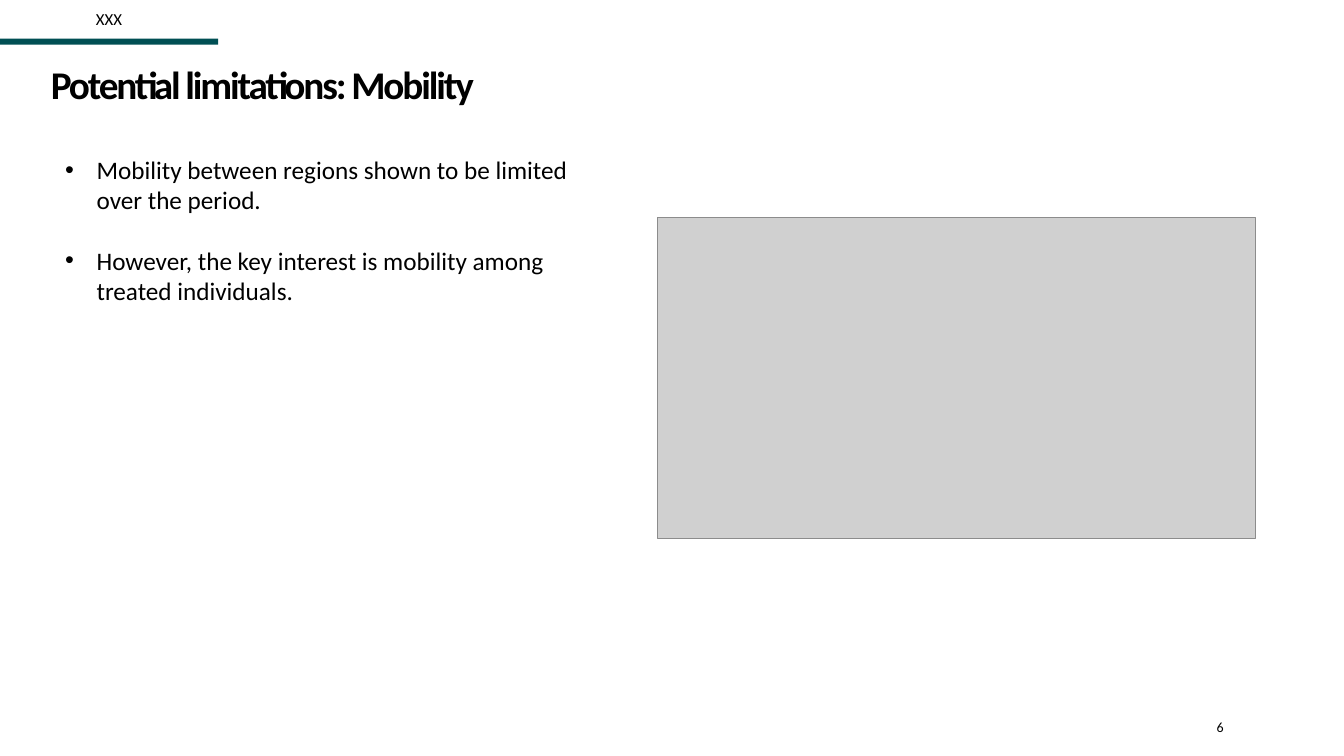
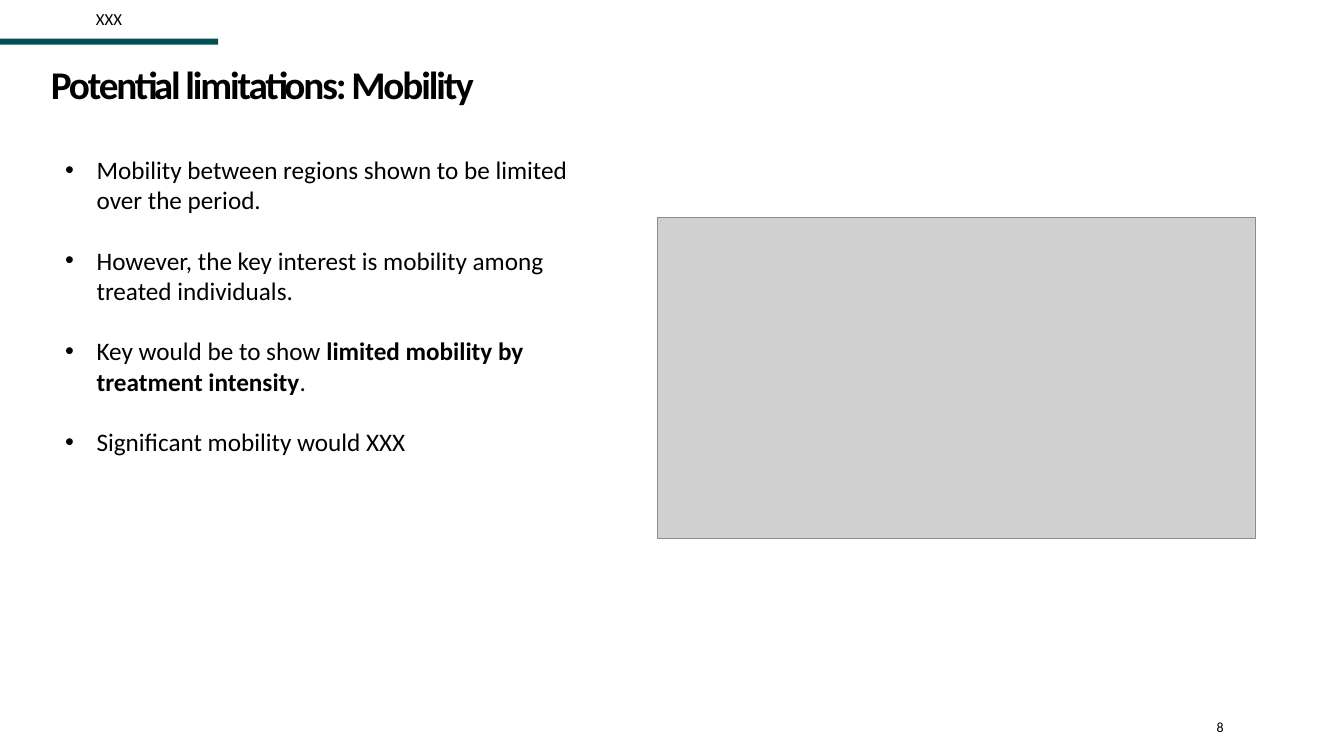
Before and after one commit to Zjub/TVHENZ, a slide deck: slide 8 of e61 Projects/Presentations/Discusant Wage Subsides TTPI Aug 2025.pptx (slide 6 before the commit). Drawn at 1344x756 pixels with LibreOffice and Linux fonts; fonts in the diff are those of the drawing; grey boxes stand for pictures; background and template pictures are left out. Boxes give left, top, right and bottom in pixels: in the first picture for what was removed or moved away, otherwise in the second. Text is boxed around its words. In the diff, an @@ line names an element or a change of style, - is before the commit and + after.

```diff
--- a/e61 Projects/Presentations/Discusant Wage Subsides TTPI Aug 2025.pptx
+++ b/e61 Projects/Presentations/Discusant Wage Subsides TTPI Aug 2025.pptx
@@ text at (x1=97, y1=342, x2=523, y2=456): paragraphs added @@
+• Key would be to show limited mobility by treatment intensity.
+• Significant mobility would XXX
@@ page number at (x1=1217, y1=722, x2=1224, y2=732): text changed @@
-6
+8
```
Also in this commit, not shown: 4 other slides changed, 2 slides added, 1 other file.
